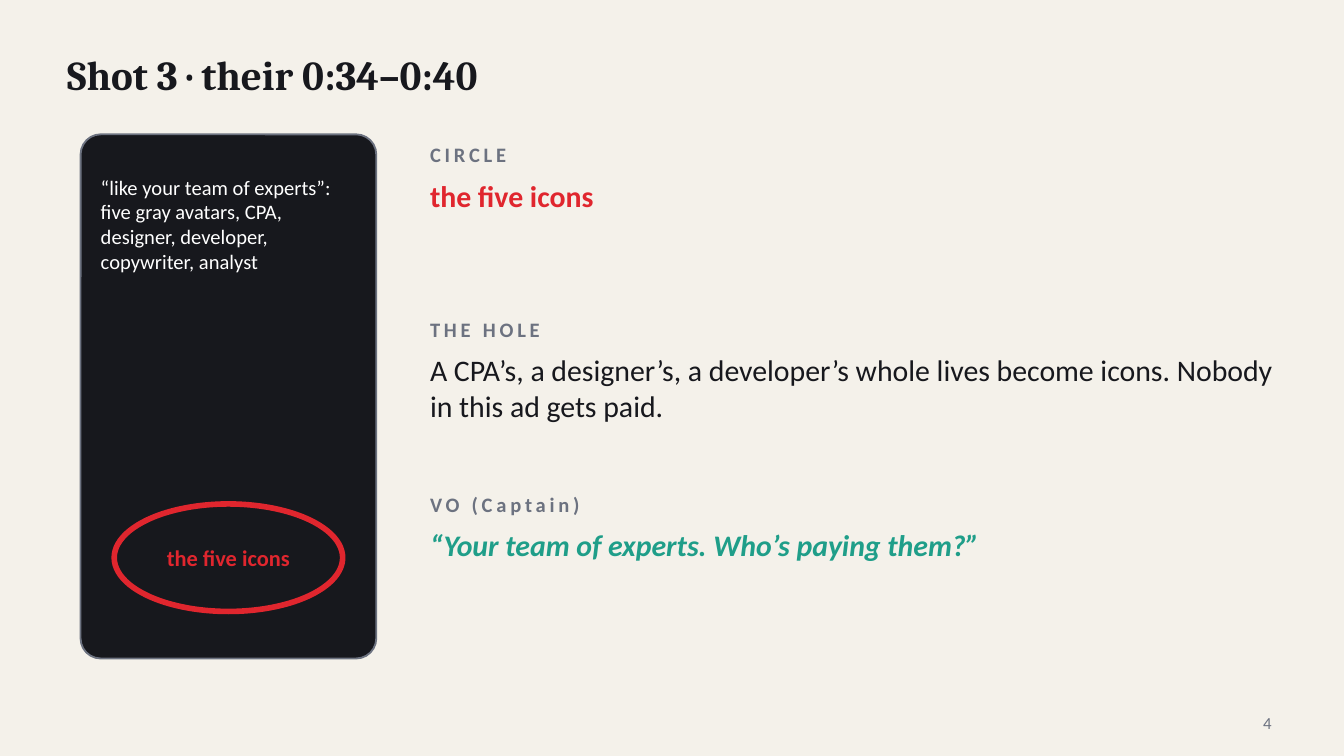
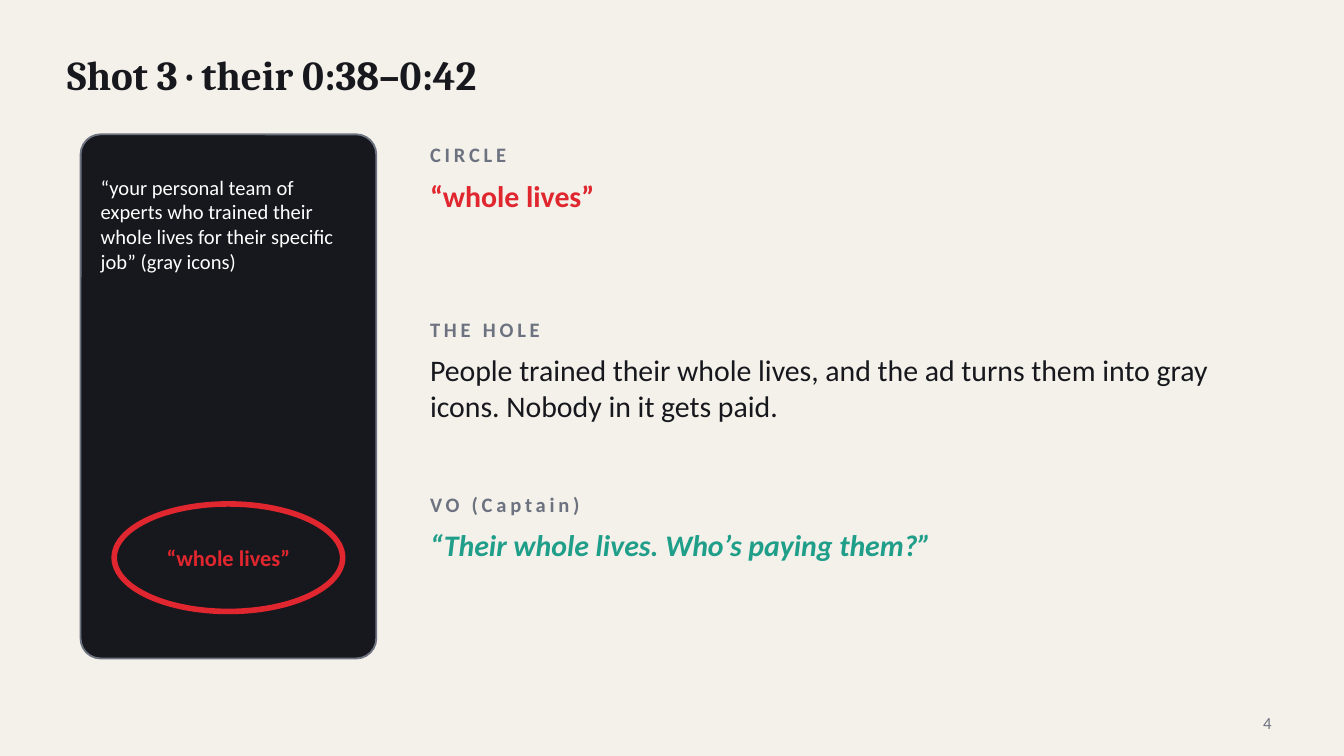
Before and after one commit to asaaab/asaaab.com, a slide deck: slide 4 of whimzmaxx/decks/The-Diary.pptx. Drawn at 1344x756 pixels with LibreOffice and Linux fonts; fonts in the diff are those of the drawing. Boxes give left, top, right and bottom in pixels: in the first picture for what was removed or moved away, otherwise in the second. Text is boxed around its words. In the diff, an @@ line names an element or a change of style, - is before the commit and + after.

```diff
--- a/whimzmaxx/decks/The-Diary.pptx
+++ b/whimzmaxx/decks/The-Diary.pptx
@@ text at (67, 61, 476, 91): text changed @@
-Shot 3 · their 0:34–0:40
+Shot 3 · their 0:38–0:42
@@ text at (101, 180, 333, 273): text changed @@
-“like your team of experts”: five gray avatars, CPA, designer, developer, copywriter, analyst
+“your personal team of experts who trained their whole lives for their specific job” (gray icons)
@@ text at (430, 185, 594, 208): text changed @@
-the five icons
+“whole lives”
@@ text at (430, 360, 1208, 422): text changed @@
-A CPA’s, a designer’s, a developer’s whole lives become icons. Nobody in this ad gets paid.
+People trained their whole lives, and the ad turns them into gray icons. Nobody in it gets paid.
@@ text at (430, 534, 931, 561): text changed @@
-“Your team of experts. Who’s paying them?”
+“Their whole lives. Who’s paying them?”
@@ text at (167, 549, 290, 566): text changed @@
-the five icons
+“whole lives”
```
Also in this commit, not shown: 8 other slides changed, 2 other files.
